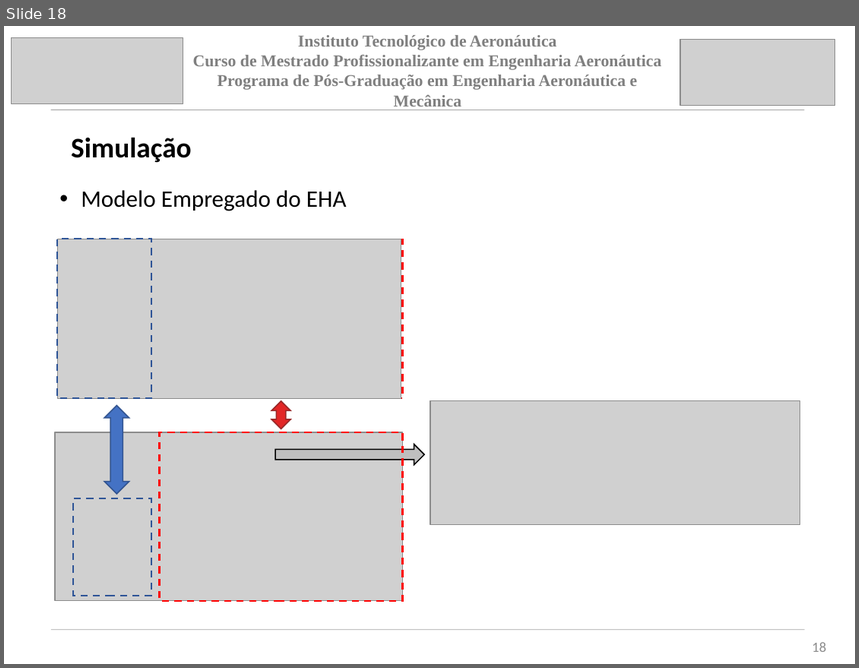
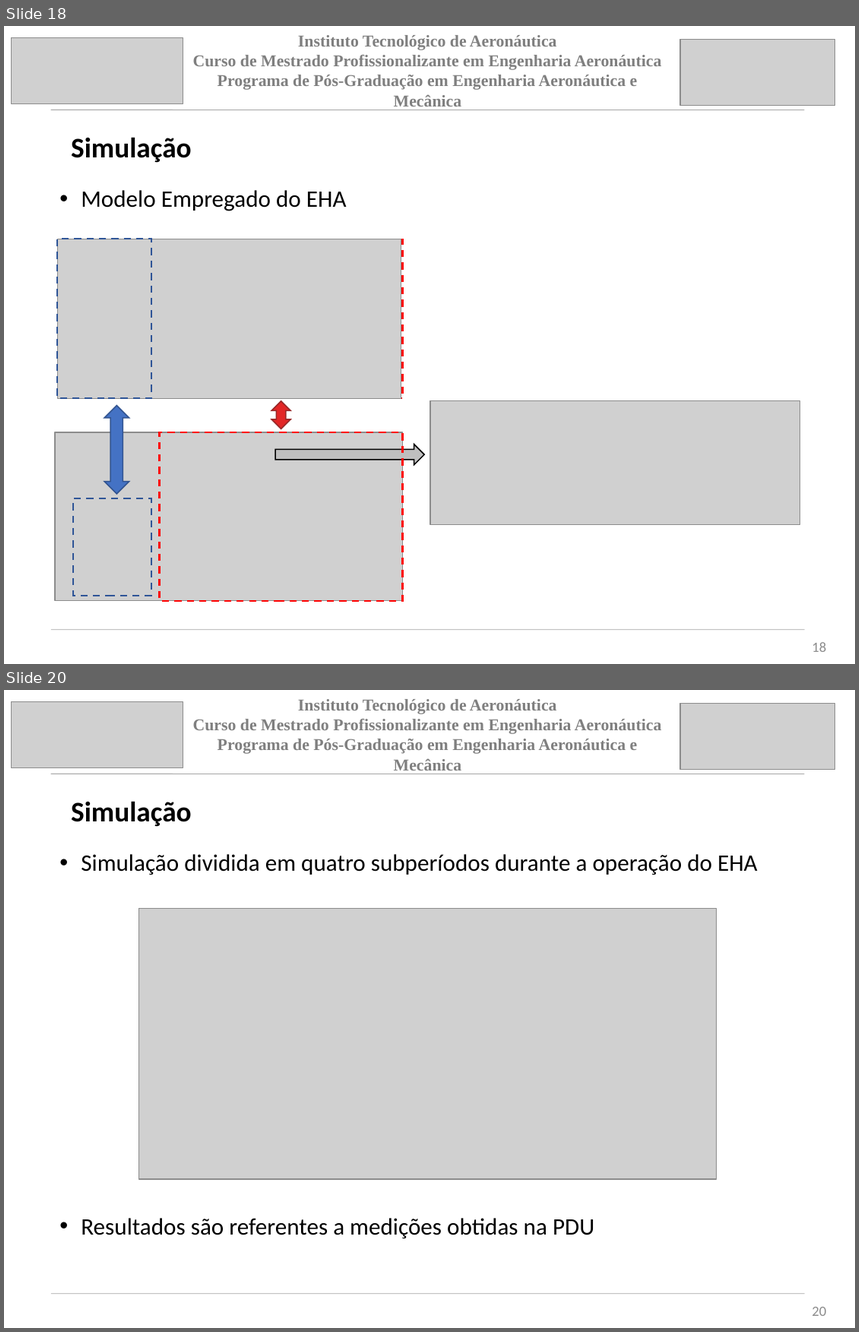
Before and after one commit to jpsoliv/MestradoJPSO, a slide deck: Apresentação/Apresentação_baixo_nivel.pptx. Shown one above the other, each under a label of ours: slide 18 before the commit, slides 18 and 20 after it; the slides between them are not shown. The pictures are 859x668 and 859x1332 pixels, drawn with LibreOffice and Linux fonts; fonts in the diff are those of the drawing; grey boxes stand for pictures. Boxes give left, top, right and bottom in pixels: in the first picture for what was removed or moved away, otherwise in the second. Text is boxed around its words. In the diff, an @@ line names an element or a change of style, - is before the commit and + after.

```diff
--- a/Apresentação/Apresentação_baixo_nivel.pptx
+++ b/Apresentação/Apresentação_baixo_nivel.pptx
@@ slide 20 added at box(4, 690, 855, 1328), background #FFFFFF @@
@@ picture added at box(11, 702, 183, 768) @@
@@ text added at box(193, 699, 662, 774), 14 pt, text #7F7F7F, bold @@
+Instituto Tecnológico de Aeronáutica
+Curso de Mestrado Profissionalizante em Engenharia Aeronáutica
+Programa de Pós-Graduação em Engenharia Aeronáutica e Mecânica
@@ picture added at box(680, 704, 835, 770) @@
@@ line added from (51, 774) to (804, 774), #A5A5A5 0.51 pt @@
@@ title added at box(71, 801, 192, 827), 24 pt, text #000000, bold @@
+Simulação
@@ text added at box(81, 854, 758, 1239), 20 pt, text #000000 @@
+• Simulação dividida em quatro subperíodos durante a operação do EHA
+• Resultados são referentes a medições obtidas na PDU
@@ picture added at box(139, 909, 716, 1179) @@
@@ line added from (52, 1294) to (804, 1294), #A5A5A5 0.51 pt @@
@@ page number added at box(812, 1307, 826, 1316), 12 pt, text #8C8C8C @@
+20
```
Also in this commit, not shown: 2 slides changed, 6 other slides added, 7 slides removed, 10 other files.
